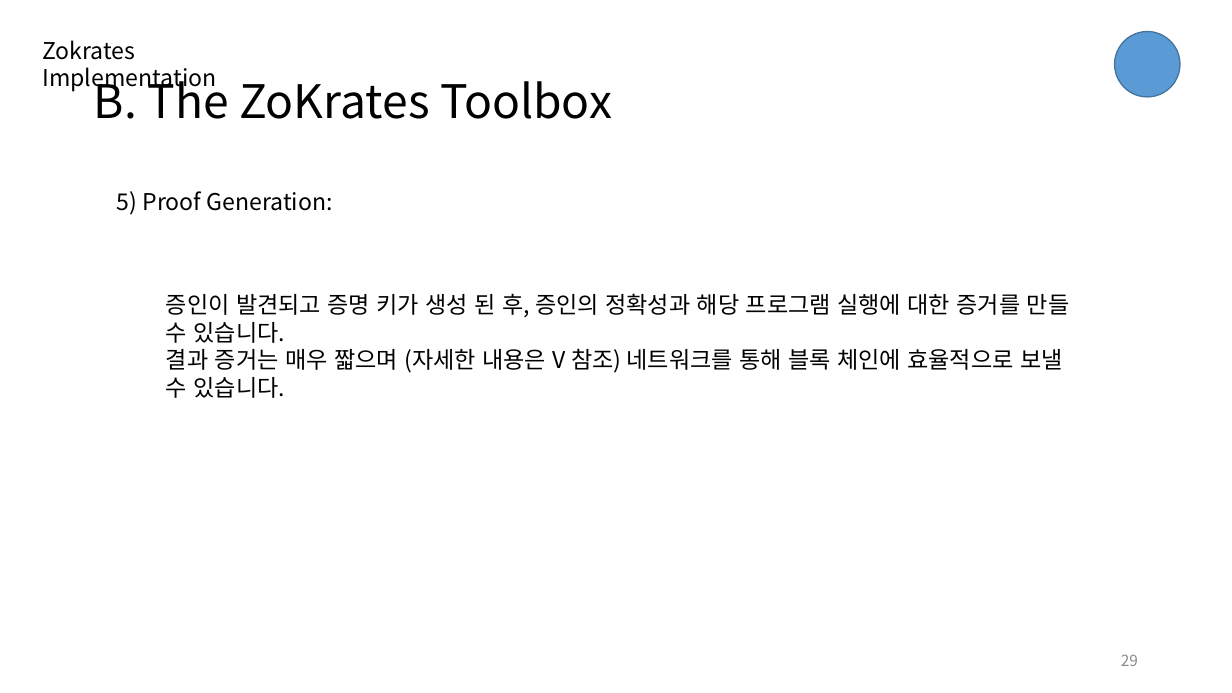
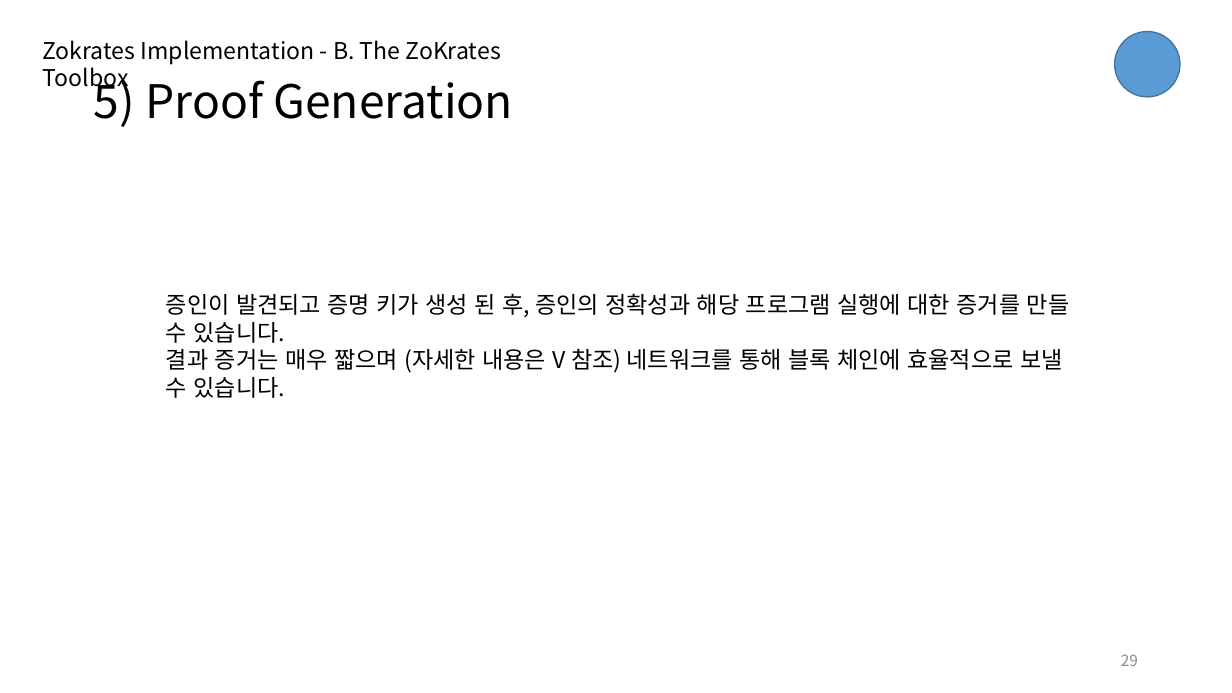
Before and after one commit to djm02309/paper, a slide deck: slide 29 of zokrates/ZoKrates.pptx. Drawn at 1232x693 pixels with LibreOffice and Linux fonts; fonts in the diff are those of the drawing. Boxes give left, top, right and bottom in pixels: in the first picture for what was removed or moved away, otherwise in the second. Text is boxed around its words. In the diff, an @@ line names an element or a change of style, - is before the commit and + after.

```diff
--- a/zokrates/ZoKrates.pptx
+++ b/zokrates/ZoKrates.pptx
@@ text at [43, 40, 501, 92]: text changed @@
-Zokrates Implementation
+Zokrates Implementation - B. The ZoKrates Toolbox
@@ title at [94, 73, 513, 127]: text changed @@
-B. The ZoKrates Toolbox
+5) Proof Generation
@@ text removed at [117, 191, 333, 215] @@
-5) Proof Generation:
```
Also in this commit, not shown: 24 other slides changed.
